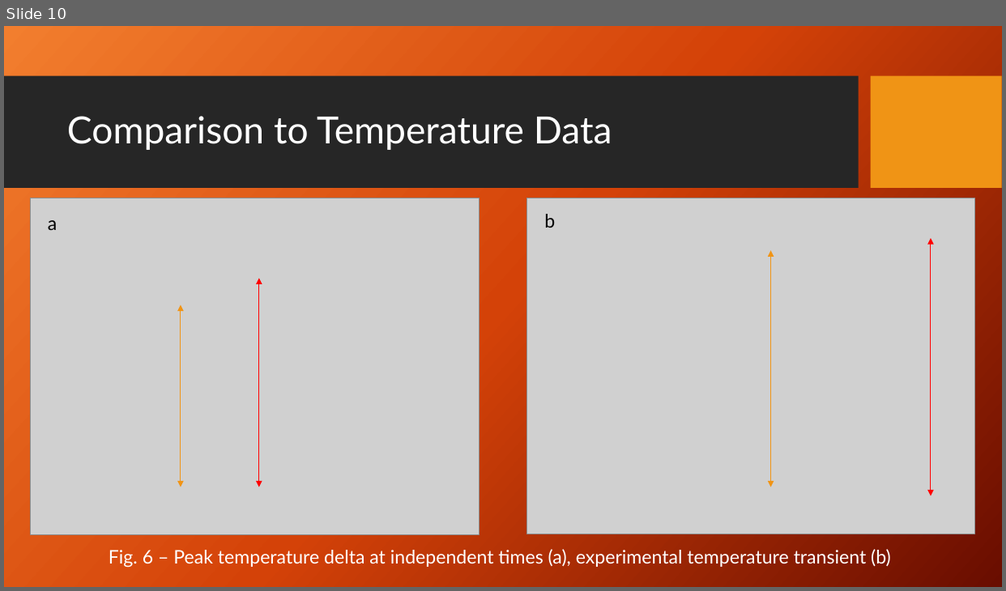
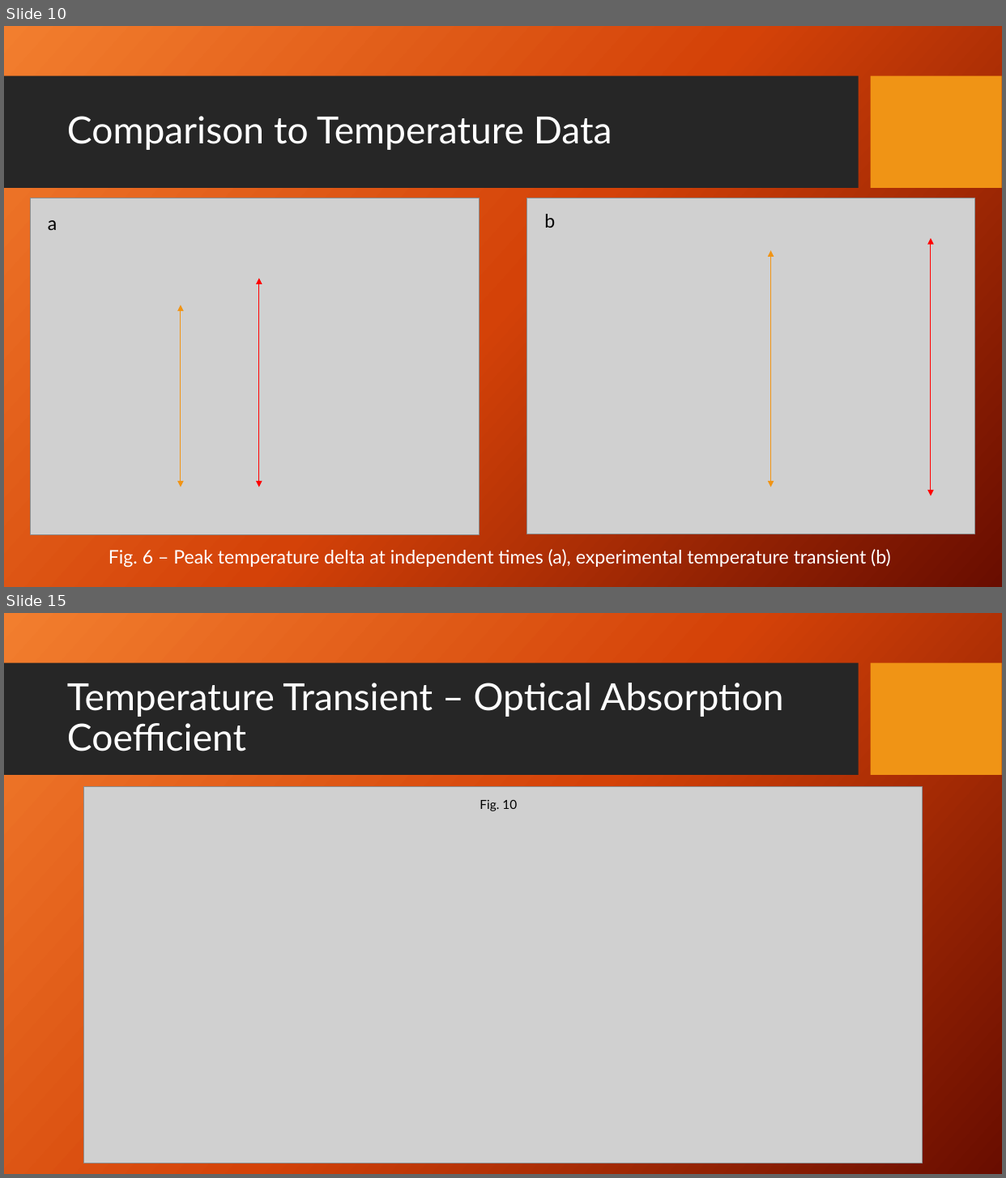
Before and after one commit to dbhatia00/NeuronSimulation, a slide deck: Presentations/Fall Updates/FallUpdate3.pptx. Shown one above the other, each under a label of ours: slide 10 before the commit, slides 10 and 15 after it; the slides between them are not shown. The pictures are 1006x591 and 1006x1178 pixels, drawn with LibreOffice and Linux fonts; fonts in the diff are those of the drawing; grey boxes stand for pictures; background and template pictures are left out. Boxes give left, top, right and bottom in pixels: in the first picture for what was removed or moved away, otherwise in the second. Text is boxed around its words. In the diff, an @@ line names an element or a change of style, - is before the commit and + after.

```diff
--- a/Presentations/Fall Updates/FallUpdate3.pptx
+++ b/Presentations/Fall Updates/FallUpdate3.pptx
@@ slide 15 added at <box>4,613,1002,1174</box>, background picture (left out); not listed: 2 template elements that a slide beside it also shows @@
@@ title added at <box>67,683,783,752</box>, 36 pt, text #FFFFFF @@
+Temperature Transient – Optical Absorption Coefficient
@@ picture added at <box>84,786,922,1164</box> @@
@@ text added at <box>479,800,517,811</box>, 12 pt, text #000000 @@
+Fig. 10
```
Also in this commit, not shown: 3 slides changed, 5 other slides added.
